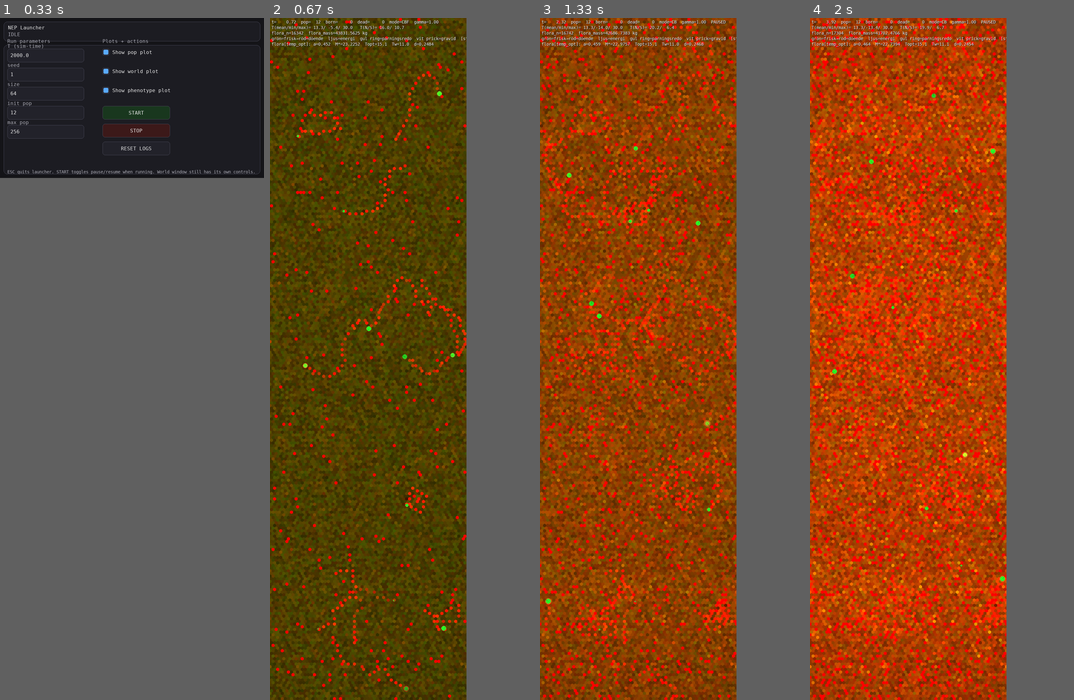
Above: before the commit, frames 1-4 (left to right).
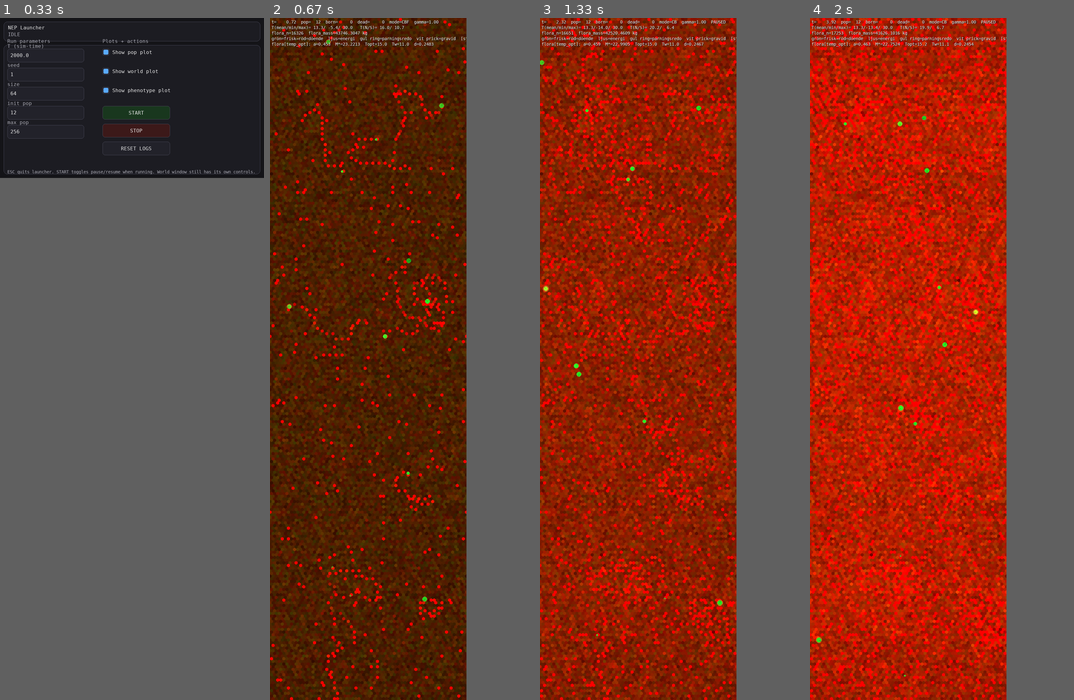
Above: after the commit, the same moments.

Repository: JoakimStorck/nep-process
Game: pygame game, started from nep_gui_launcher.py
Two runs of this game, one before a commit and one after it. Both use one fixed random seed, a clock stepped at 60 frames per second and the inputs below.
Inputs:
- Up to frame 1 (0.33 s): no input
- Up to frame 2 (0.67 s): click "START" at 0.38 s
- Up to frame 3 (1.33 s): tap Space at 0.67 s; tap 1 at 1 s
- Up to frame 4 (2 s): no input

Frame 1 is identical in both runs. In frame 2, 53% of the frame differs, in the area x 0-75%, y 0-100%; in frame 3, 55%; in frame 4, 56%.

Commit message:
Commit: Perceptionsfältet visar skottmassa
flora_cell_mass är fältet sensingens strålar samplar. Det summerade hela
växtmassan, alltså även rötter. Sedan 0071 stannar betningen vid roten, så
djuret navigerade mot en signal som vid den uppmätta rotandelen 0,55–0,70
överdrev måltiden två till tre gånger: det styrde mot en cell som såg ut att
bära tre kilo, kom fram och fann ett.

Det är inte en fråga om att sensorn ska bedöma ätbarhet. Rötterna är under
jord — de kan varken ses eller ätas — och samma horisont definierar båda.

Felet är mitt och kom i 0071. Jag ändrade B i konsumtionsvägen så att den
funktionella responsen skulle se den verkliga resursen, och missade
perceptionsfältet helt.

PRINCIPBESLUT i docs/synens-axlar.md: sensorn detekterar, organismen tolkar.
Diskriminering mellan flora, kadaver och artfrände är i dag gratis och felfri —
tre färdigsorterade kanaler, alltså en sensor som redan har dömt. Den ska bli
en kapacitet med kostnad och med brus som gör misstag möjliga.

Arbetet med syn och sensing prioriteras inte nu. Premissen är beslutad så att
Steg 6a slipper ta om frågan.

Diff:
--- a/organism_store.py
+++ b/organism_store.py
@@ -605,7 +605,16 @@
         is_flora = self.kind[sorted_slots] == 1
         if np.any(is_flora):
             fcells = sorted_cells[is_flora]
-            fmass = self.mass[sorted_slots][is_flora].astype(np.float64, copy=False)
+            # Skottmassa, inte total. Rötterna är under jord: de kan varken
+            # ses eller ätas. Att fältet summerade hela växten betydde att
+            # sensorn rapporterade något fysiskt osynligt — och sedan 0071, då
+            # betningen stannar vid roten, att djuret såg två till tre gånger
+            # mer mat än det kunde få i sig. Det är inte en fråga om att
+            # sensorn ska bedöma ätbarhet; samma horisont definierar både vad
+            # som syns och vad som går att äta.
+            _fm_all = self.mass[sorted_slots][is_flora].astype(np.float64, copy=False)
+            _fr_all = self.flora_root_mass[sorted_slots][is_flora].astype(np.float64, copy=False)
+            fmass = np.maximum(0.0, _fm_all - _fr_all)
             fstruct = self.structure[sorted_slots][is_flora].astype(np.float64, copy=False)
             fstarts = _group_starts(fcells)
             fu = fcells[fstarts]
Not shown, changed: TODO.md
Not shown, changed: docs/synens-axlar.md
